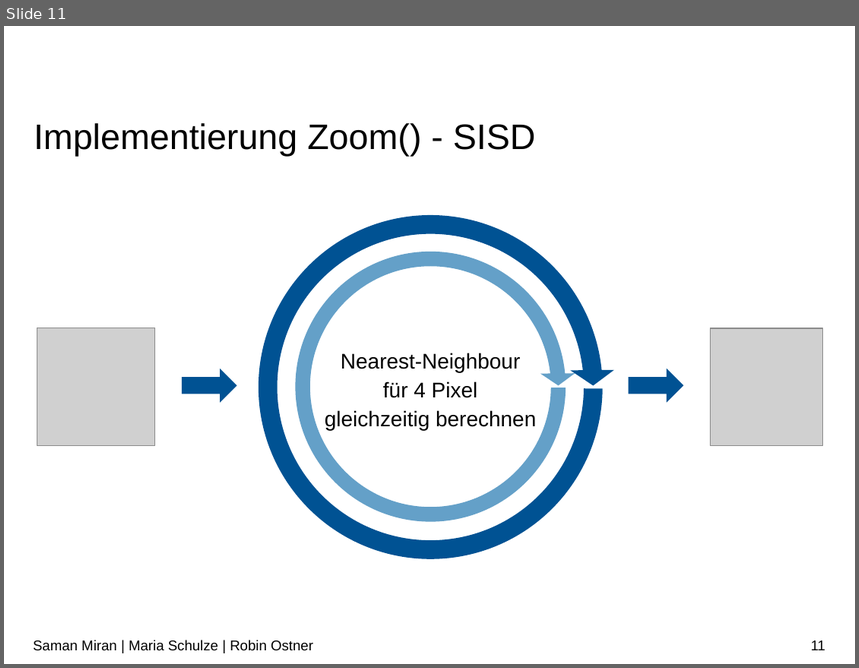
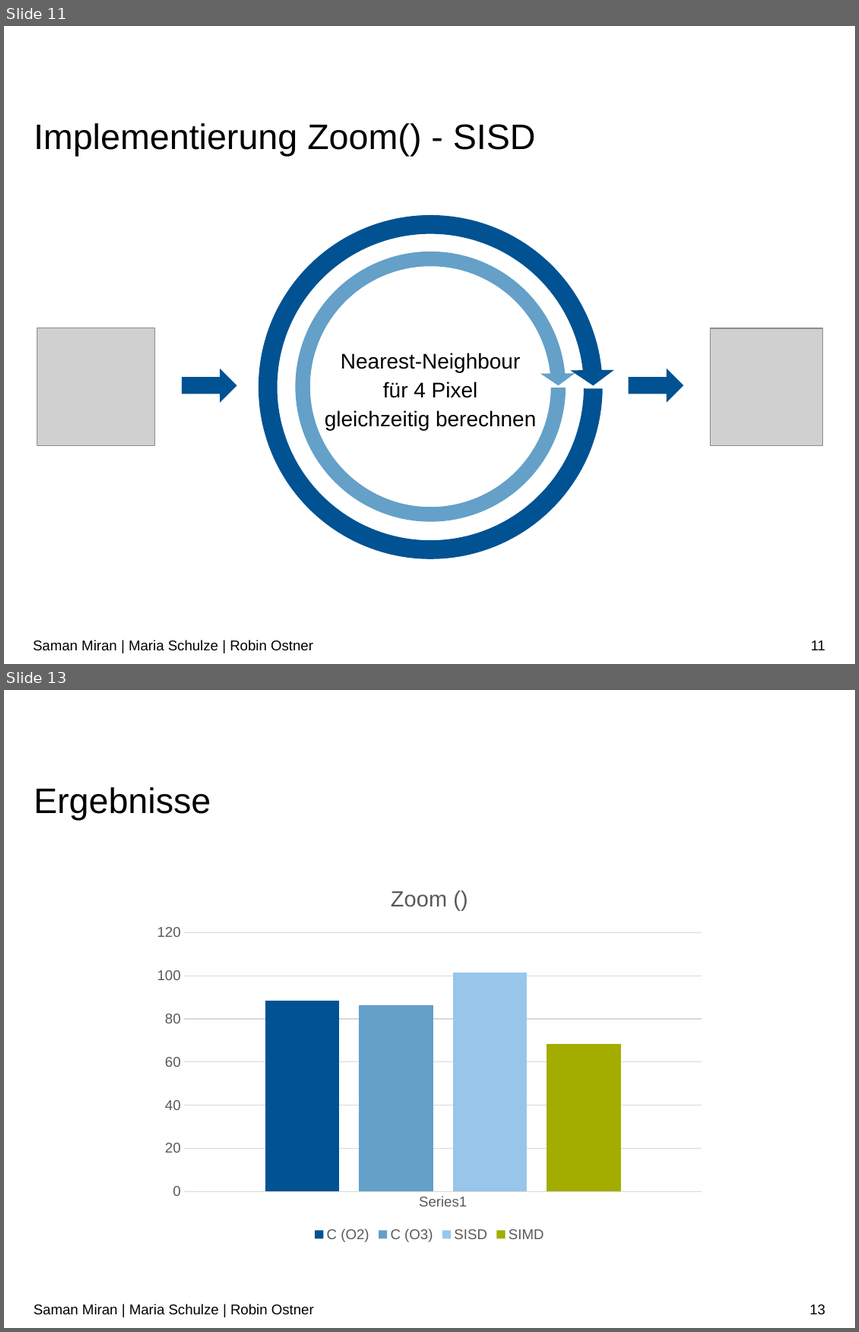
Before and after one commit to RobinOstner/bestASP, a slide deck: Praktikum ASP – Team 15.pptx. Shown one above the other, each under a label of ours: slide 11 before the commit, slides 11 and 13 after it; the slides between them are not shown. The pictures are 859x668 and 859x1332 pixels, drawn with LibreOffice and Linux fonts; fonts in the diff are those of the drawing; grey boxes stand for pictures; background and template pictures are left out. Boxes give left, top, right and bottom in pixels: in the first picture for what was removed or moved away, otherwise in the second. Text is boxed around its words. In the diff, an @@ line names an element or a change of style, - is before the commit and + after.

```diff
--- a/Praktikum ASP – Team 15.pptx
+++ b/Praktikum ASP – Team 15.pptx
@@ slide 13 added at (4,690,855,1328), background #FFFFFF @@
@@ title added at (34,787,211,820), 30 pt, text #000000 @@
+Ergebnisse
@@ column chart added at (146,868,714,1246) @@
+title "Zoom () "
+categories: 
+C (O2): 88
+C (O3): 86
+SISD: 101
+SIMD: 68
@@ text added at (34,1304,314,1315), 12 pt, text #000000 @@
+Saman Miran | Maria Schulze | Robin Ostner
@@ page number added at (810,1305,826,1315), 12 pt, text #000000 @@
+13
```
Also in this commit, not shown: 1 other slide added, 4 slides removed.
